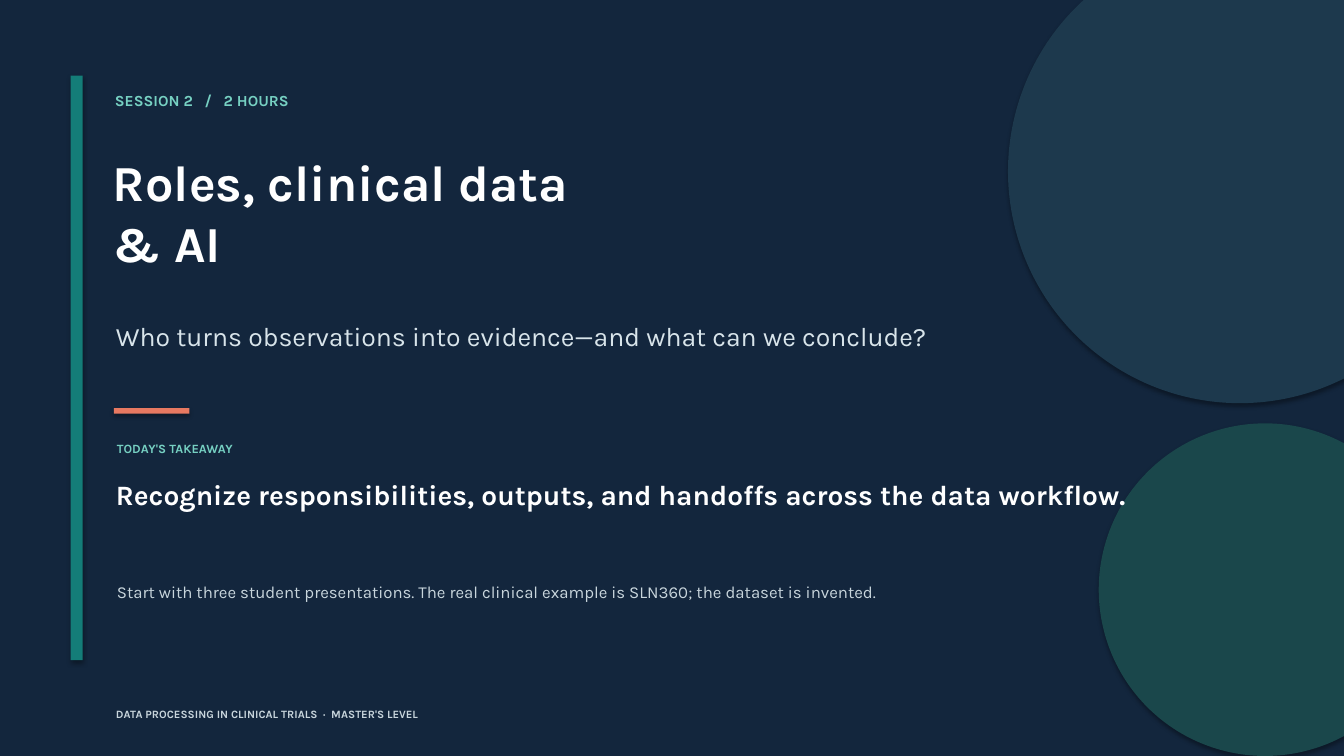
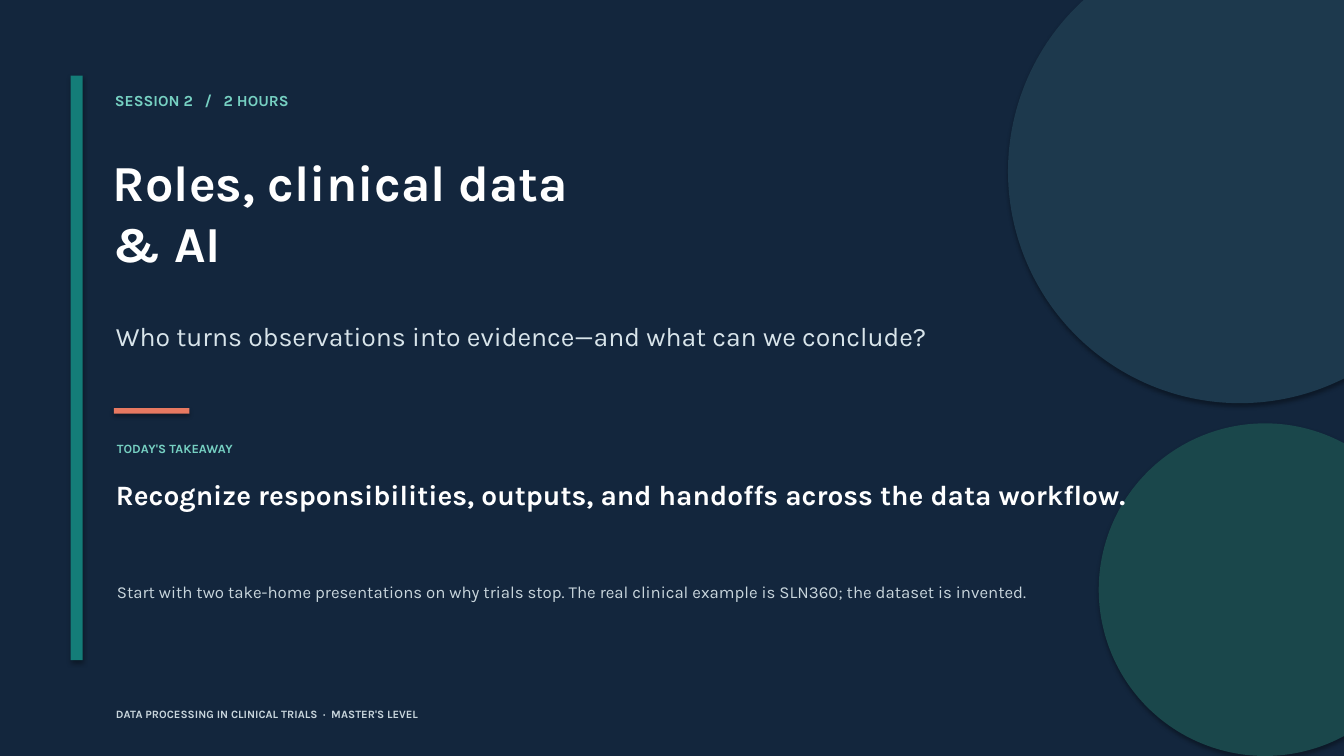
Before and after one commit to drweihungpan-lab/clinical-data-teaching, a slide deck: slide 1 of slides/powerpoint/session-2-roles-data-ai.pptx. Drawn at 1344x756 pixels with LibreOffice and Linux fonts; fonts in the diff are those of the drawing. Boxes give left, top, right and bottom in pixels: in the first picture for what was removed or moved away, otherwise in the second. Text is boxed around its words. In the diff, an @@ line names an element or a change of style, - is before the commit and + after.

Commit message:
add the take home assignment

```diff
--- a/slides/powerpoint/session-2-roles-data-ai.pptx
+++ b/slides/powerpoint/session-2-roles-data-ai.pptx
@@ text at <box>117,586,1026,602</box>: text changed @@
-Start with three student presentations. The real clinical example is SLN360; the dataset is invented.
+Start with two take-home presentations on why trials stop. The real clinical example is SLN360; the dataset is invented.
```
Also in this commit, not shown: 1 other slide changed, 9 other files.
